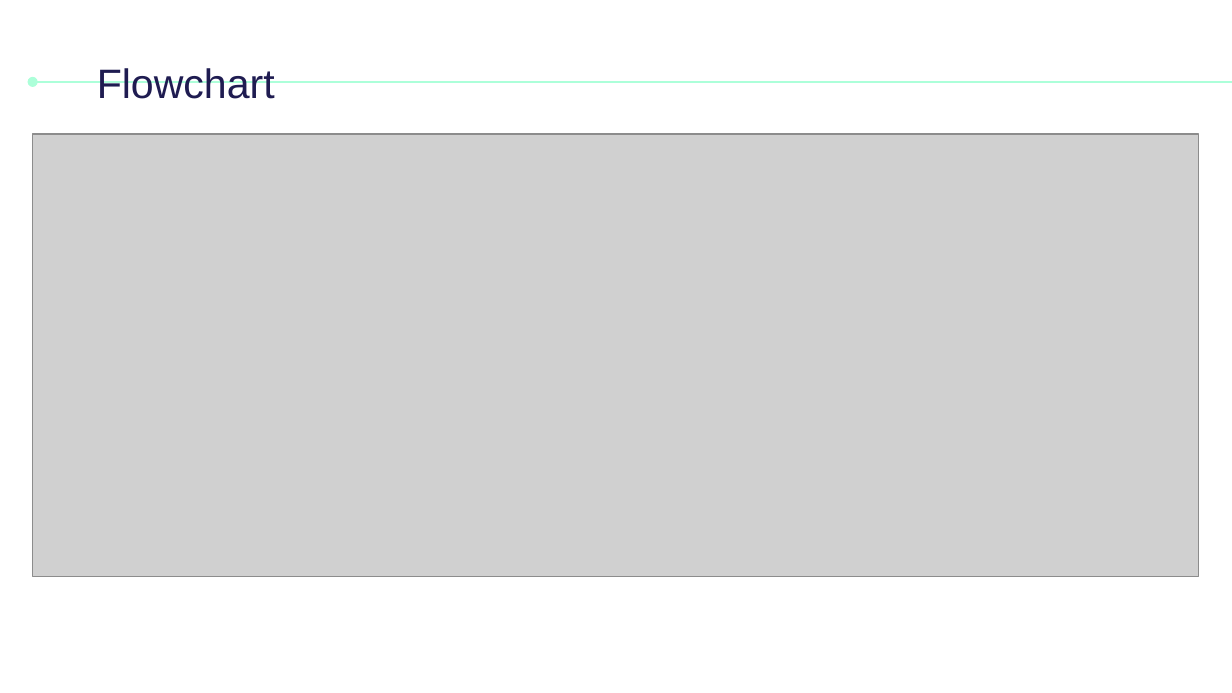
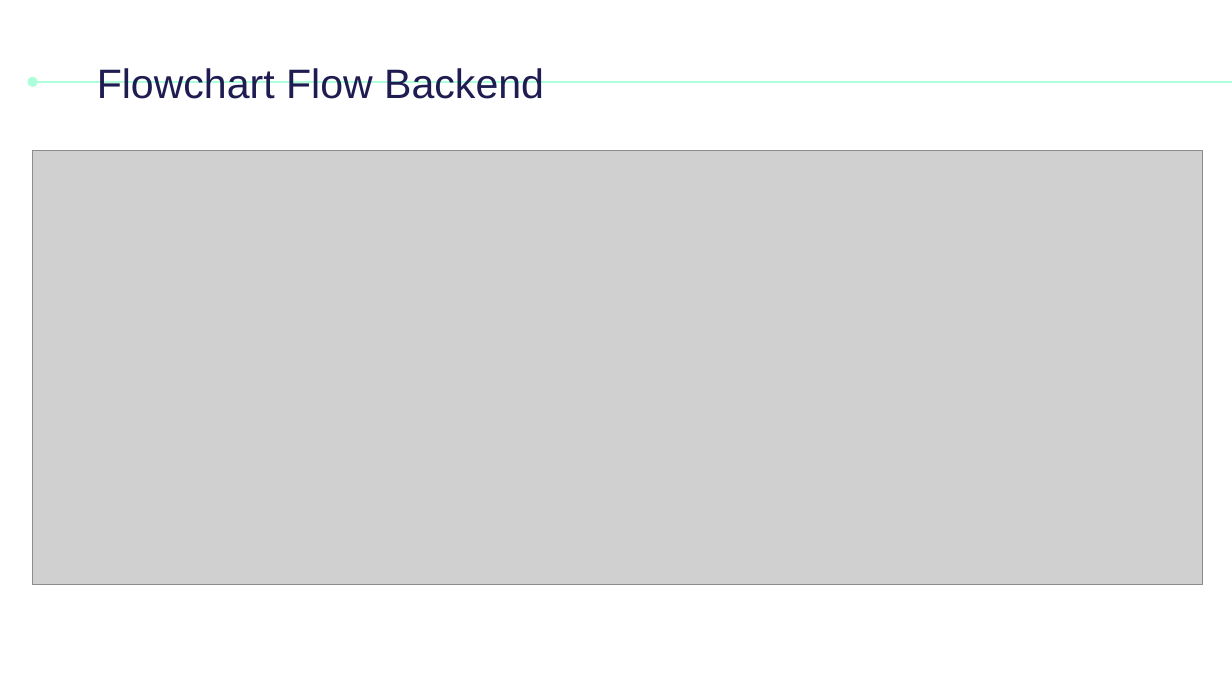
Before and after one commit to altrawan/food-recipe-api, a slide deck: slide 8 of docs/Power Point Food Recipe API.pptx. Drawn at 1232x693 pixels with LibreOffice and Linux fonts; fonts in the diff are those of the drawing; grey boxes stand for pictures. Boxes give left, top, right and bottom in pixels: in the first picture for what was removed or moved away, otherwise in the second. Text is boxed around its words. In the diff, an @@ line names an element or a change of style, - is before the commit and + after.

```diff
--- a/docs/Power Point Food Recipe API.pptx
+++ b/docs/Power Point Food Recipe API.pptx
@@ title at [97,68,544,99]: text changed @@
-Flowchart
+Flowchart Flow Backend
@@ picture: place and size @@
-picture at [32,134,1198,577]
+picture at [32,150,1202,585]
```
Also in this commit, not shown: 1 other file.
